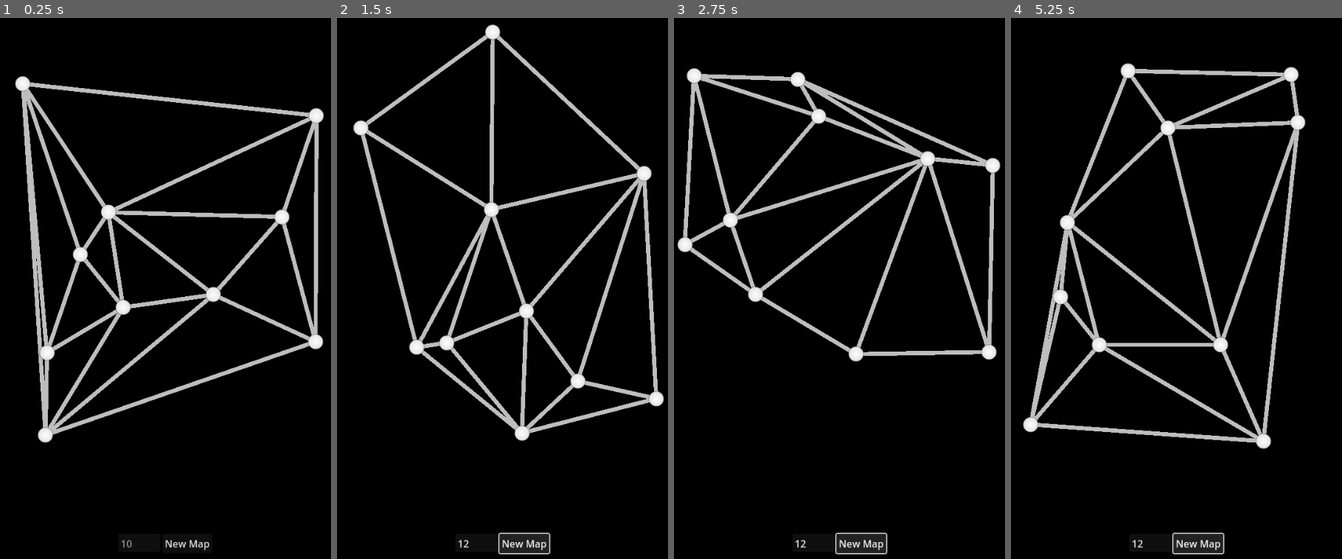
Above: before the commit, frames 1-4 (left to right).
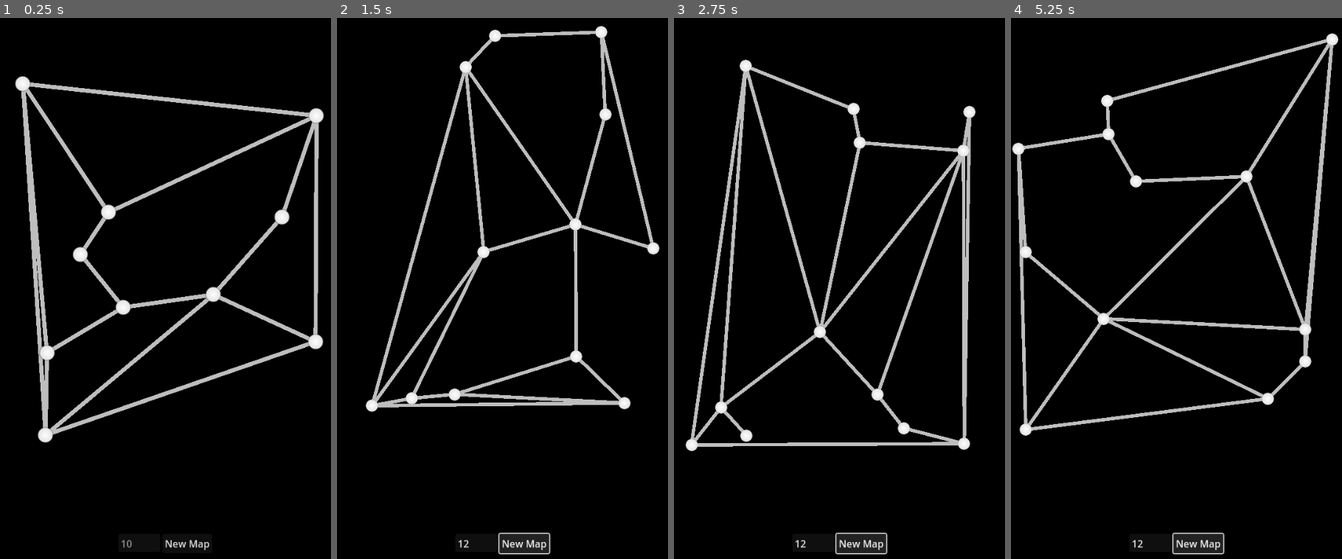
Above: after the commit, the same moments.

Repository: Hitchhiker-Dave/Jaquaysed-Dungen
Game: Godot game, scene res://scenes/MainScreen.tscn
Same seed, same stepped clock (60 frames per second), same inputs: the game is played once before the commit and once after it.
Inputs (mouse positions are in pixels of both pictures, inside the frame that each line leads up to):
- Up to frame 1 (0.25 s): no input
- Up to frame 2 (1.5 s): click (476, 542) at 0.52 s; type "12" at 0.6 s; click "New Map" at 1.25 s
- Up to frame 3 (2.75 s): click "New Map" at 2 s
- Up to frame 4 (5.25 s): click "New Map" at 2.75 s; tap Enter at 3.5, 5 s; tap Space (new_map) at 4.25 s

The runs differ from the first frame. In frame 1, 2.2% of the frame differs, in the area x 7-95%, y 13-76%; in frame 2, 13%; in frame 3, 13%; in frame 4, 14%, in the area x 0-99%, y 2-80%.

Commit message:
mst, looping paths, and android build "1"
Implemented mst logic

Implemented adding loops to mst structure (went back to doing ceil(rooms * 2/3) of the longest paths on the triangulation grid)

Got first proof of concept android build working

Diff:
--- a/project.godot
+++ b/project.godot
@@ -27,6 +27,7 @@
 
 window/size/viewport_width=540
 window/size/viewport_height=960
+window/handheld/orientation=1
 
 [input]
 
@@ -41,3 +42,4 @@
 [rendering]
 
 renderer/rendering_method="mobile"
+textures/vram_compression/import_etc2_astc=true
--- a/scenes/MainScreen.tscn
+++ b/scenes/MainScreen.tscn
@@ -39,5 +39,5 @@
 layout_mode = 2
 text = "New Map"
 
-[connection signal="text_submitted" from="UI_Box/HBoxContainer/LineEdit" to="." method="_on_line_edit_text_submitted"]
+[connection signal="focus_exited" from="UI_Box/HBoxContainer/LineEdit" to="." method="_on_line_edit_focus_exited"]
 [connection signal="button_up" from="UI_Box/HBoxContainer/Button" to="." method="_on_button_button_up"]
--- a/scripts/graph_handler.gd
+++ b/scripts/graph_handler.gd
@@ -9,7 +9,8 @@
 @onready var nodeCount : int = 10
 @onready var map_width : float
 @onready var map_height : float
-@onready var nodeRadius : float = 4.0
+@onready var nodeRadius : float = 10.0
+@onready var minRadius : float = 8.0
 
 #object declaration
 @export var node_instance : PackedScene
@@ -55,6 +56,7 @@
 	var grid_coords : Array = []
 	var grid_width : float = map_width / nodeCount
 	var grid_height : float = map_height / nodeCount
+	nodeRadius = maxf(minRadius, minf(map_width, map_height) / (nodeCount * 2))
 
 	#initialize valid grid coords
 	for y in range(nodeCount):
@@ -64,19 +66,45 @@
 	grid_coords.shuffle()
 	#Place nodes via pseudo BSP
 	generateNodes(grid_coords, grid_width, grid_height)
-	printNodes()
+	#printNodes()
 
 	#Delaunay triangulation
 	var del_grid : Array = triangulate()
 	del_grid.sort()
-	drawEdges(del_grid)
-
-	#MST
-	#Set Start, Goal, & Encounter Nodes
-	#Add Edges
+
+	#Find MST
+	var map_paths : Array = createMST(del_grid)
+
+	#Set Start, Goal, & Encounter Nodeson Files\Oracle\Java\javapath\javac.exe
+
+
+	#Find remaining edges in del_grid
+	map_paths = addExtraEdges(map_paths, del_grid)
+
 	#Set Treasure Nodes
+
+
 	#Start Graph Re-write
-	return
+
+	#update screen
+	drawEdges(map_paths)
+	return
+
+func addExtraEdges(map_array : Array, possible_edges : Array) -> Array:
+	#Find remaining edges in del_grid
+	var remaining_edges : Array = possible_edges.duplicate(true)
+	for edge : Array in possible_edges:
+		if(edge[0] in map_array):
+			remaining_edges.erase(edge)
+
+	#Add floor( 2(room - 1) / 3) Extra Edges
+	var extra : int = ceili( ((nodeCount * 2.0) / 3.0))
+
+	for i in range(remaining_edges.size() - 1, 0, -1):
+		if extra <= 0: break
+		map_array.append(remaining_edges[i][0])
+		extra -= 1
+	return map_array
 
 ##Delaunay triangulation via converting nodes list into format usable by godot's
 ##built in delaunay triangulation function; returns list of edges from a
@@ -120,6 +148,54 @@
 
 	return edges
 
+##Form an MST through a variation of Kruskal's algorithm:
+##https://en.wikipedia.org/wiki/Kruskal%27s_algorithm
+func createMST(edges : Array) -> Array:
+	var mst : Array = []
+	var maxEdges : int = nodeCount - 1
+	var A : MyGraphNode
+	var B : MyGraphNode
+
+	##iterate through sorted edge list
+	for edge : Array in edges:
+		#early return if the max possible edges has been reached
+		if(mst.size() >= maxEdges): return mst
+		A = edge[0][0]
+		B = edge[0][1]
+
+		#check if adding current edge won't cause a cycle
+		if(self.doBFS(A, B) == false):
+			mst.append(edge[0]) #append edge to MST list
+			#update node neighbors/adj lists
+			A.addNeighbor(B)
+			B.addNeighbor(A)
+
+	return mst
+
+##Perform a BFS using the starting node's adjencies list. Returns true
+##if path to target node was found, and false otherwise
+func doBFS(start : MyGraphNode, target : MyGraphNode) -> bool:
+	var queue : Array = [] #queue of nodes to search through
+	#initialize array of bools
+	var visited : Array = []
+	for i in range(nodeCount):
+		visited.append(false)
+
+	queue.append(start)
+	visited[nodes.find(start)] = true
+
+	#iteratte through verts
+	var current : MyGraphNode
+	while(queue.size() > 0):
+		current = queue.pop_front() #get new node from queue
+		if(current == target): return true #check if it's the target
+		for adj : MyGraphNode in current.getNeighbors(): #if not, add adj to queue
+			if(visited[nodes.find(adj)] == false):
+				visited[nodes.find(adj)] = true
+				queue.push_back(adj)
+
+	return false #path to target not found
+
 #delete all stored nodes in graph
 func deleteNodes() -> void:
 	for node : MyGraphNode in nodes:
@@ -141,8 +217,11 @@
 	return
 
 func _draw() -> void:
+	var posA : Vector2
+	var posB : Vector2
 	for i in range(visibleEdges.size()):
-		draw_line(visibleEdges[i][0][0].position, visibleEdges[i][0][1].position,
-		Color.GRAY , nodeRadius / 4.0)
-
-	return
+		posA = visibleEdges[i][0].position
+		posB = visibleEdges[i][1].position
+		draw_line(posA, posB, Color.GRAY, maxf(0.05, nodeRadius / 4.0))
+
+	return
--- a/scripts/main_screen.gd
+++ b/scripts/main_screen.gd
@@ -13,16 +13,15 @@
 
 #var declaration
 @export var roomCount : int = 10 ##number of rooms generated, max 100
-@onready var radius : float = maxf(2.0, minf(map_div_width, map_div_height) / (roomCount * 2))
+@onready var maxRooms : int = 100
 
 func _ready() -> void:
 	background.size = DisplayServer.window_get_size()
 	ui_box.position.y = ui_div_height
 
-	graph_handler.nodeCount = mini(roomCount, 100)
+	graph_handler.nodeCount = mini(roomCount, maxRooms)
 	graph_handler.map_width = map_div_width
 	graph_handler.map_height = map_div_height
-	graph_handler.nodeRadius = radius
 	graph_handler.newMap()
 	return
 
@@ -36,6 +35,6 @@
 	graph_handler.deleteNodes()
 	graph_handler.newMap()
 
-func _on_line_edit_text_submitted(new_text: String) -> void:
-	graph_handler.nodeCount = mini(maxi(new_text.to_int(), 1), 100)
+func _on_line_edit_focus_exited() -> void:
+	graph_handler.nodeCount = mini(maxi(line_edit.text.to_int(), 1), maxRooms)
 	line_edit.text = str(graph_handler.nodeCount)
Not shown, added: export_presets.cfg
Not shown, added: builds/Jaquaysed_Dun_Gen.apk
Not shown, added: builds/Jaquaysed_Dun_Gen.apk.idsig
